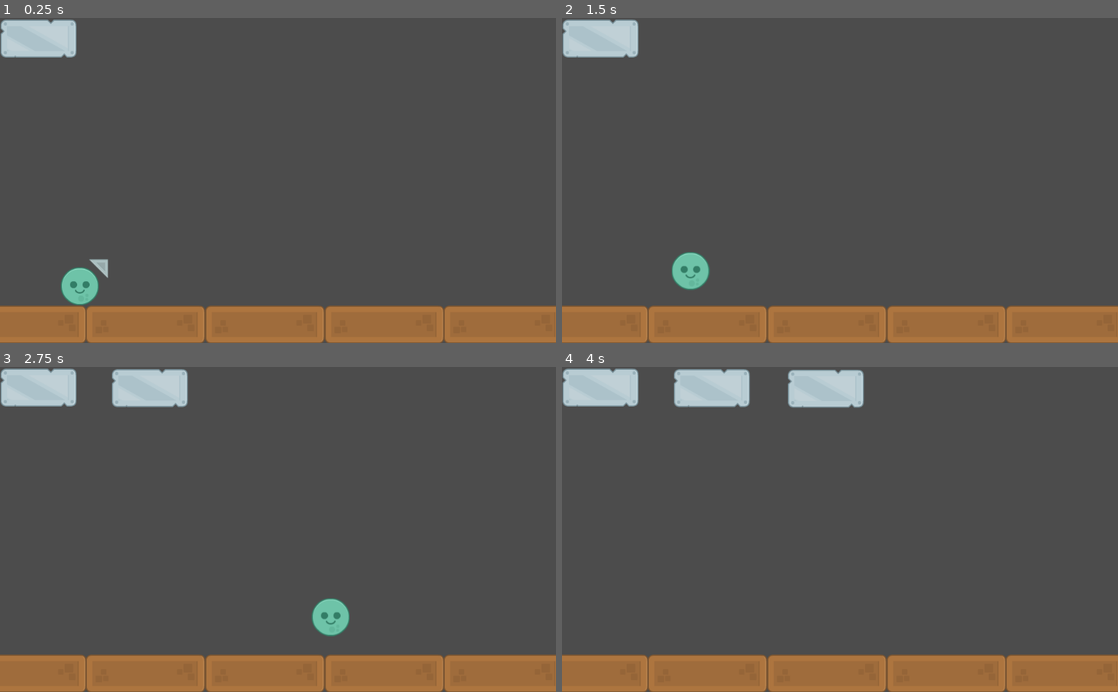
Above: before the commit, frames 1-4 (two rows, left to right).
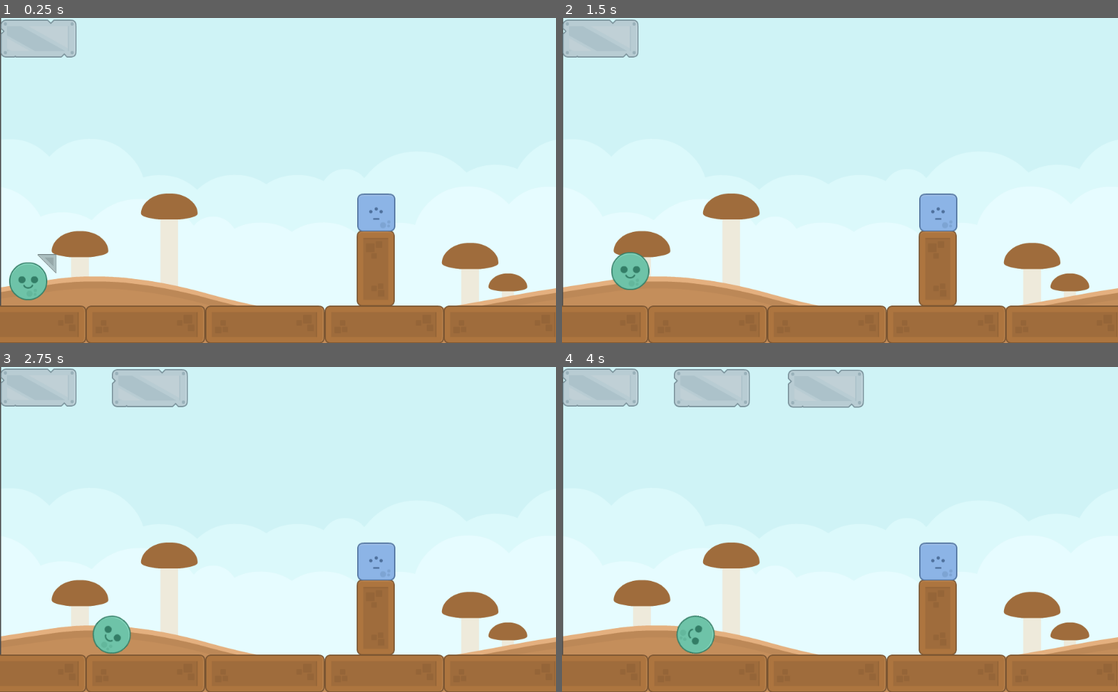
Above: after the commit, the same moments.

Repository: dickinsona19/AngrySomething
Game: Godot game, scene res://Project/world/mainWorld.tscn
Same seed, same stepped clock (60 frames per second), same inputs: the game is played once before the commit and once after it.
Inputs:
- Up to frame 1 (0.25 s): no input
- Up to frame 2 (1.5 s): hold Right (rotate_right) 0.53-1.28 s; tap Space (launch) at 0.6, 1.35 s; hold Left (rotate_left) from 1.28 s (still down)
- Up to frame 3 (2.75 s): release Left (rotate_left) at 2.03 s; hold Right (rotate_right) from 2.03 s (still down); tap Space (launch) at 2.1 s
- Up to frame 4 (4 s): tap Space (launch) at 2.85, 3.6 s; release Right (rotate_right) at 3.53 s; hold Left (rotate_left) from 3.53 s (still down)

The runs differ from the first frame. In frame 1, 87% of the frame differs, in the area x 0-100%, y 0-100%; in frame 2, 87%; in frame 3, 85%; in frame 4, 84%.

Commit message:
Ball can hit a target and it is idicated that the target was hit by the ball

Diff:
--- /dev/null
+++ b/Project/Enemy/enemy.tscn
@@ -0,0 +1,25 @@
+[gd_scene load_steps=4 format=2]
+
+[ext_resource path="res://Project/Enemy/alienBlue_square.png" type="Texture" id=1]
+
+[sub_resource type="RectangleShape2D" id=1]
+extents = Vector2( 34, 34 )
+
+[sub_resource type="RectangleShape2D" id=2]
+extents = Vector2( 34, 33 )
+
+[node name="RigidBody2D" type="RigidBody2D"]
+
+[node name="CollisionShape2D" type="CollisionShape2D" parent="."]
+position = Vector2( 0, -1 )
+shape = SubResource( 1 )
+
+[node name="AlienBlueSquare" type="Sprite" parent="."]
+position = Vector2( 0, -1 )
+texture = ExtResource( 1 )
+
+[node name="Area2D" type="Area2D" parent="."]
+
+[node name="CollisionShape2D" type="CollisionShape2D" parent="Area2D"]
+position = Vector2( 0, -1 )
+shape = SubResource( 2 )
--- /dev/null
+++ b/Project/platform/platform.tscn
@@ -0,0 +1,14 @@
+[gd_scene load_steps=3 format=2]
+
+[ext_resource path="res://Project/platform/elementWood016.png" type="Texture" id=1]
+
+[sub_resource type="RectangleShape2D" id=1]
+extents = Vector2( 34, 69 )
+
+[node name="platform" type="RigidBody2D"]
+
+[node name="ElementWood016" type="Sprite" parent="."]
+texture = ExtResource( 1 )
+
+[node name="CollisionShape2D" type="CollisionShape2D" parent="."]
+shape = SubResource( 1 )
--- a/Project/player/Player.gd
+++ b/Project/player/Player.gd
@@ -5,6 +5,9 @@
 var power =.9
 var powerTop= false
 var powerBottom = true
+
+var hasLaunched = false
+
 
 # Called when the node enters the scene tree for the first time.
 func _ready():
@@ -41,7 +44,8 @@
 	$ArrowRotater.rotation_degrees =  rotationAngle
 
 
-	if Input.is_action_just_pressed("launch"):
+	if Input.is_action_just_pressed("launch") and hasLaunched == false:
 		apply_impulse(Vector2(0,0), Vector2(100* power,-100 *power).rotated(deg2rad(rotationAngle)))
 		$ArrowRotater.hide()
 		emit_signal("wasLaunched")
+		hasLaunched = true
--- a/Project/player/Player.tscn
+++ b/Project/player/Player.tscn
@@ -5,7 +5,7 @@
 [ext_resource path="res://Project/player/elementStone054.png" type="Texture" id=3]
 
 [sub_resource type="CircleShape2D" id=1]
-radius = 36.1248
+radius = 37.1214
 
 [node name="Player" type="RigidBody2D"]
 script = ExtResource( 2 )
--- a/Project/world/mainWorld.gd
+++ b/Project/world/mainWorld.gd
@@ -49,3 +49,16 @@
 		$powermeter/powermeter3.show()
 		$powermeter/powermeter4.show()
 		$powermeter/powermeter5.show()
+
+
+func _on_Enemy_body_entered(body):
+	print("HIT!")
+
+
+func _on_Area2D_area_entered(area):
+	print("HIT!")
+
+
+func _on_RigidBody2D_body_entered(body):
+	if body == $Player:
+		print("HIT!")
--- a/Project/world/mainWorld.tscn
+++ b/Project/world/mainWorld.tscn
@@ -1,15 +1,22 @@
-[gd_scene load_steps=5 format=2]
+[gd_scene load_steps=8 format=2]
 
 [ext_resource path="res://Project/player/Player.tscn" type="PackedScene" id=1]
 [ext_resource path="res://Project/floor/floor.tscn" type="PackedScene" id=2]
 [ext_resource path="res://Project/PowerMeter/PowerMeter.tscn" type="PackedScene" id=3]
 [ext_resource path="res://Project/world/mainWorld.gd" type="Script" id=4]
+[ext_resource path="res://Project/Enemy/enemy.tscn" type="PackedScene" id=5]
+[ext_resource path="res://colored_shroom.png" type="Texture" id=6]
+[ext_resource path="res://Project/platform/platform.tscn" type="PackedScene" id=7]
 
 [node name="mainWorld" type="Node2D"]
 script = ExtResource( 4 )
 
+[node name="Background" type="Sprite" parent="."]
+position = Vector2( 514, 382 )
+texture = ExtResource( 6 )
+
 [node name="Player" parent="." instance=ExtResource( 1 )]
-position = Vector2( 147, 494 )
+position = Vector2( 52, 483 )
 mass = 1.53061
 
 [node name="Floors" type="Node2D" parent="."]
@@ -51,3 +58,13 @@
 [node name="powermeter5" parent="powermeter" instance=ExtResource( 3 )]
 position = Vector2( 951, 39 )
 rotation = 1.5708
+
+[node name="platform" parent="." instance=ExtResource( 7 )]
+position = Vector2( 692, 461 )
+
+[node name="RigidBody2D" parent="." instance=ExtResource( 5 )]
+position = Vector2( 693, 358 )
+contacts_reported = 1
+contact_monitor = true
+
+[connection signal="body_entered" from="RigidBody2D" to="." method="_on_RigidBody2D_body_entered"]
--- /dev/null
+++ b/enemy.tscn
@@ -0,0 +1,16 @@
+[gd_scene load_steps=3 format=2]
+
+[ext_resource path="res://Project/Enemy/alienBlue_square.png" type="Texture" id=1]
+
+[sub_resource type="RectangleShape2D" id=1]
+extents = Vector2( 34, 35 )
+
+[node name="Area2D" type="Area2D"]
+
+[node name="AlienBlueSquare" type="Sprite" parent="."]
+texture = ExtResource( 1 )
+
+[node name="RigidBody2D" type="RigidBody2D" parent="."]
+
+[node name="CollisionShape2D" type="CollisionShape2D" parent="RigidBody2D"]
+shape = SubResource( 1 )
Binary file added: Project/Enemy/alienBlue_square.png
Not shown, added: Project/Enemy/alienBlue_square.png.import
Binary file added: Project/platform/elementWood016.png
Not shown, added: Project/platform/elementWood016.png.import
Binary file added: colored_shroom.png
Not shown, added: colored_shroom.png.import
